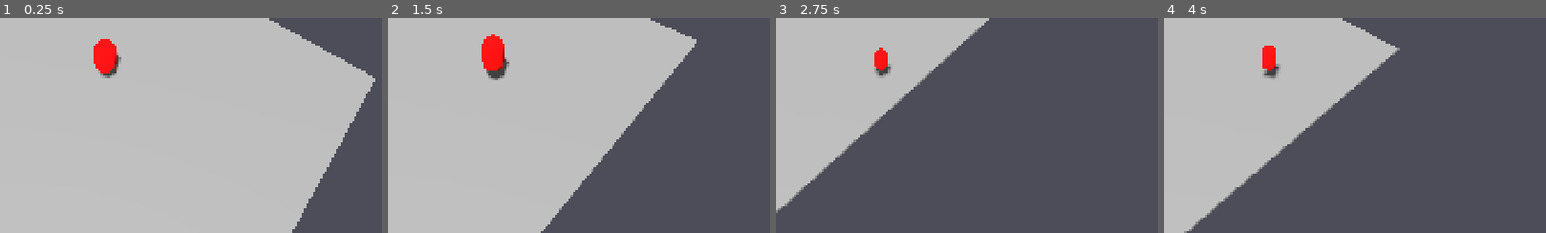
Above: before the commit, frames 1-4 (left to right).
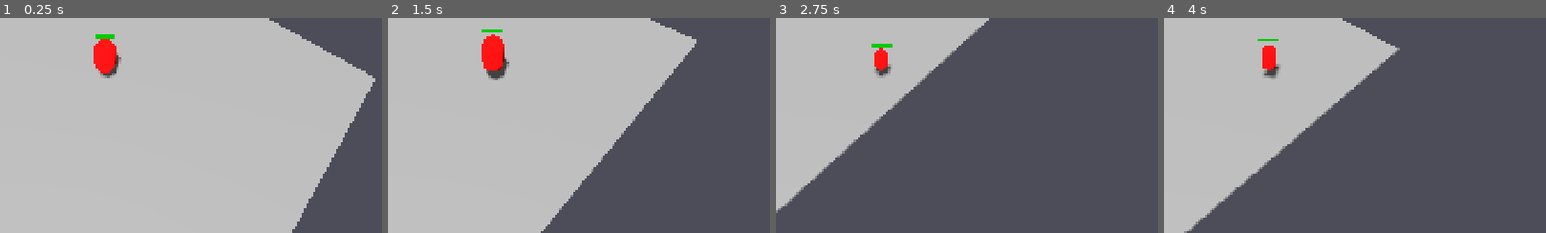
Above: after the commit, the same moments.

Repository: com-terminal-realms/tr-dungeons
Game: Godot game, scene res://scenes/main.tscn
The game is run twice, just before and just after one commit, with the same random seed, the same clock (stepped at 60 frames per second) and the same inputs.
Inputs (mouse positions are % of the whole screen's width and height, from its top left):
- Up to frame 1 (0.25 s): no input
- Up to frame 2 (1.5 s): move the mouse to (72, 45) at 0.52 s; hold D (move_right) 0.53-1.28 s; click (72, 45) at 0.6 s; move the mouse to (30, 55) at 1.27 s; hold S (move_back) from 1.28 s (still down); tap Mouse wheel up (zoom_in) at 1.35 s
- Up to frame 3 (2.75 s): move the mouse to (60, 28) at 2.02 s; release S (move_back) at 2.03 s; hold D (move_right) from 2.03 s (still down); hold Mouse wheel down (zoom_out) from 2.03 s (still down)
- Up to frame 4 (4 s): move the mouse to (45, 70) at 2.77 s; release D (move_right) at 2.78 s; release Mouse wheel down (zoom_out) at 2.78 s; hold W (move_forward) 2.78-3.53 s; click (45, 70) at 2.85 s; move the mouse to (80, 65) at 3.52 s; hold A (move_left) from 3.53 s (still down); hold Mouse wheel up (zoom_in) from 3.53 s (still down)
The pictures show only the part of the screen within x 36-86%, y 38-88%; the shares and areas given below are measured in that part.

The runs differ from the first frame. In frame 1, 0.1% of the frame differs, in the area x 25-30%, y 7-10%; in frame 2, less than 0.1%; in frame 3, 0.1%; in frame 4, less than 0.1%.

Commit message:
feat: Add health bars above all characters
- Created HealthBar UI component with green progress bar
- Health bars follow characters in 3D space
- Update in real-time as damage is taken
- Added to both player and enemy scenes
- Completed task 12.2

Diff:
--- a/apps/game-client/scenes/enemies/enemy_base.tscn
+++ b/apps/game-client/scenes/enemies/enemy_base.tscn
@@ -1,10 +1,11 @@
-[gd_scene load_steps=7 format=3 uid="uid://enemy_base_scene_001"]
+[gd_scene load_steps=8 format=3 uid="uid://enemy_base_scene_001"]
 
 [ext_resource type="Script" path="res://scenes/enemies/enemy_base.gd" id="1"]
 [ext_resource type="Script" path="res://scripts/components/health.gd" id="2"]
 [ext_resource type="Script" path="res://scripts/components/movement.gd" id="3"]
 [ext_resource type="Script" path="res://scripts/components/combat.gd" id="4"]
 [ext_resource type="Script" path="res://scripts/components/enemy_ai.gd" id="5"]
+[ext_resource type="PackedScene" uid="uid://health_bar_scene_001" path="res://scenes/ui/health_bar.tscn" id="6"]
 
 [sub_resource type="CapsuleMesh" id="CapsuleMesh_enemy"]
 radius = 0.4
@@ -54,3 +55,7 @@
 [node name="EnemyAI" type="Node" parent="."]
 script = ExtResource("5")
 detection_range = 10.0
+
+[node name="HealthBarUI" parent="." instance=ExtResource("6")]
+health_component = NodePath("../Health")
+offset_y = 2.2
--- a/apps/game-client/scenes/player/player.tscn
+++ b/apps/game-client/scenes/player/player.tscn
@@ -1,9 +1,10 @@
-[gd_scene load_steps=6 format=3 uid="uid://player_scene_001"]
+[gd_scene load_steps=7 format=3 uid="uid://player_scene_001"]
 
 [ext_resource type="Script" path="res://scenes/player/player.gd" id="1"]
 [ext_resource type="Script" path="res://scripts/components/health.gd" id="2"]
 [ext_resource type="Script" path="res://scripts/components/movement.gd" id="3"]
 [ext_resource type="Script" path="res://scripts/components/combat.gd" id="4"]
+[ext_resource type="PackedScene" uid="uid://health_bar_scene_001" path="res://scenes/ui/health_bar.tscn" id="5"]
 
 [sub_resource type="CapsuleMesh" id="CapsuleMesh_player"]
 radius = 0.5
@@ -42,3 +43,7 @@
 attack_damage = 10
 attack_range = 2.0
 attack_cooldown = 1.0
+
+[node name="HealthBarUI" parent="." instance=ExtResource("5")]
+health_component = NodePath("../Health")
+offset_y = 2.5
--- /dev/null
+++ b/apps/game-client/scenes/ui/health_bar.gd
@@ -0,0 +1,71 @@
+## Health bar UI component
+## Displays health above a character
+extends Control
+
+@export var health_component: NodePath
+@export var offset_y: float = 2.5
+
+var _health: Node
+var _camera: Camera3D
+var _owner_node: Node3D
+
+func _ready() -> void:
+	# Find health component
+	if health_component:
+		_health = get_node(health_component)
+	else:
+		_health = _find_health_in_parent()
+
+	if not _health:
+		push_error("HealthBar: No health component found")
+		return
+
+	# Connect to health signals
+	_health.health_changed.connect(_on_health_changed)
+
+	# Find owner node for positioning
+	_owner_node = _find_node3d(_health.get_parent())
+
+	# Update initial health
+	_on_health_changed(_health.get_current_health(), _health.get_max_health())
+
+func _process(_delta: float) -> void:
+	if not _owner_node:
+		return
+
+	# Get camera
+	if not _camera:
+		_camera = get_viewport().get_camera_3d()
+		if not _camera:
+			return
+
+	# Position above character in screen space
+	var world_pos := _owner_node.global_position + Vector3(0, offset_y, 0)
+	var screen_pos := _camera.unproject_position(world_pos)
+
+	# Center the health bar
+	position = screen_pos - size / 2.0
+
+func _on_health_changed(current: int, maximum: int) -> void:
+	# Update progress bar
+	var progress_bar := $ProgressBar as ProgressBar
+	if progress_bar:
+		progress_bar.max_value = maximum
+		progress_bar.value = current
+
+func _find_health_in_parent() -> Node:
+	var parent := get_parent()
+	if not parent:
+		return null
+
+	for child in parent.get_children():
+		if child.get_class() == "Node" and child.name == "Health":
+			return child
+	return null
+
+func _find_node3d(node: Node) -> Node3D:
+	if node is Node3D:
+		return node
+	if node.get_parent():
+		return _find_node3d(node.get_parent())
+	return null
--- /dev/null
+++ b/apps/game-client/scenes/ui/health_bar.tscn
@@ -0,0 +1,24 @@
+[gd_scene load_steps=3 format=3 uid="uid://health_bar_scene_001"]
+
+[ext_resource type="Script" path="res://scenes/ui/health_bar.gd" id="1"]
+
+[sub_resource type="StyleBoxFlat" id="StyleBox_bg"]
+bg_color = Color(0.2, 0.2, 0.2, 0.8)
+
+[sub_resource type="StyleBoxFlat" id="StyleBox_fill"]
+bg_color = Color(0, 0.8, 0, 1)
+
+[node name="HealthBar" type="Control"]
+custom_minimum_size = Vector2(50, 8)
+anchors_preset = 0
+script = ExtResource("1")
+
+[node name="ProgressBar" type="ProgressBar" parent="."]
+layout_mode = 0
+anchor_right = 1.0
+anchor_bottom = 1.0
+theme_override_styles/background = SubResource("StyleBox_bg")
+theme_override_styles/fill = SubResource("StyleBox_fill")
+max_value = 100.0
+value = 100.0
+show_percentage = false
Not shown, added: apps/game-client/scenes/ui/health_bar.gd.uid
Not shown, added: apps/game-client/scripts/utils/logger.gd.uid
Not shown, changed: .kiro/specs/godot-setup-and-isometric-prototype/tasks.md
